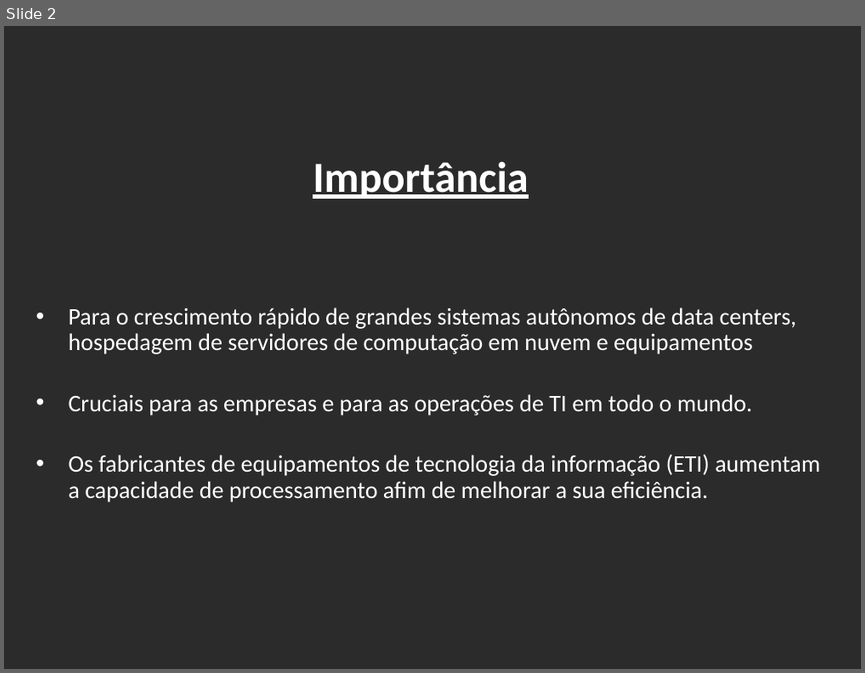
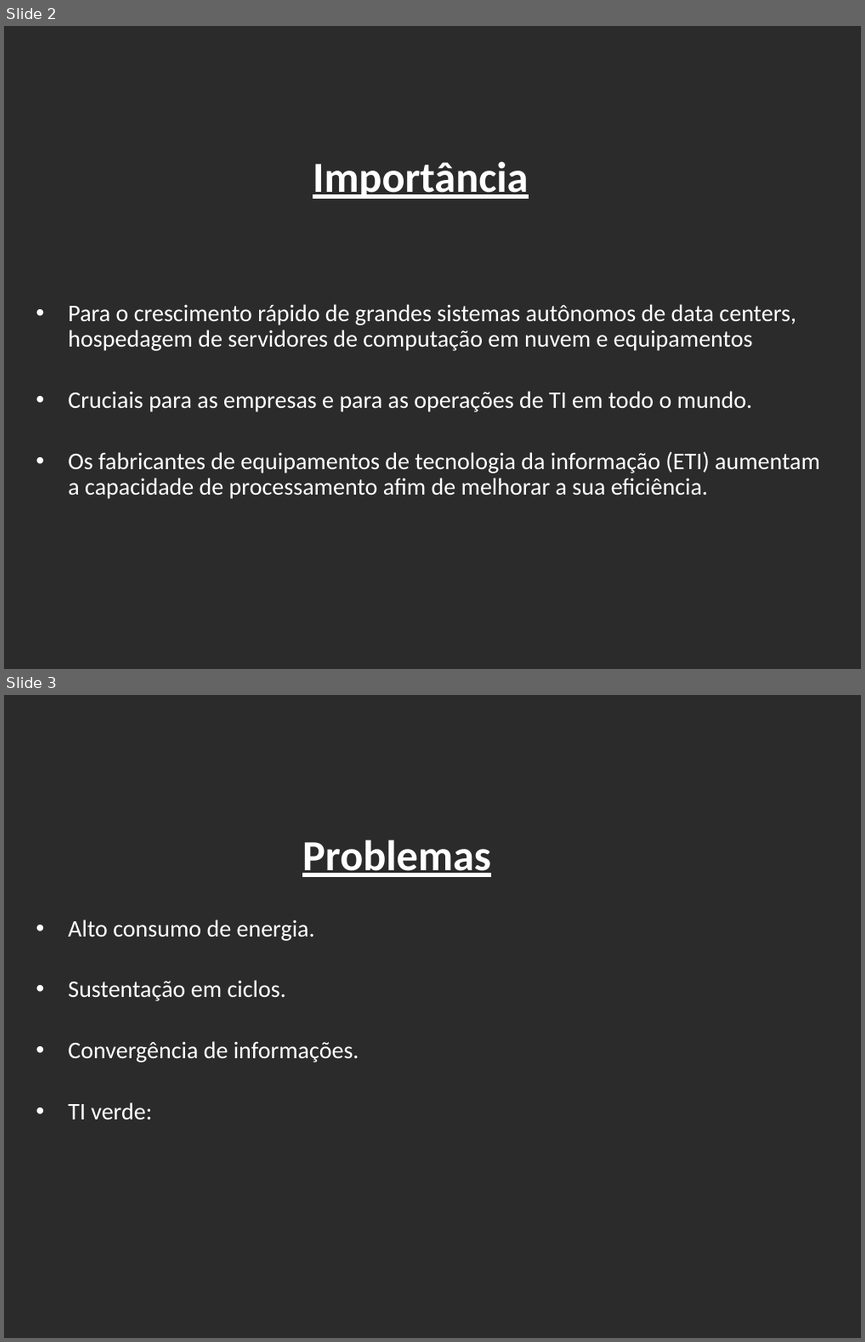
Before and after one commit to viniciushcano/PI-1o-semestre, a slide deck: ppt/DataCenter.pptx. Shown one above the other, each under a label of ours: slide 2 before the commit, slides 2 and 3 after it. The pictures are 865x673 and 865x1342 pixels, drawn with LibreOffice and Linux fonts; fonts in the diff are those of the drawing; background and template pictures are left out; a plain dark background stands for a picture behind light text. Boxes give left, top, right and bottom in pixels: in the first picture for what was removed or moved away, otherwise in the second. Text is boxed around its words. In the diff, an @@ line names an element or a change of style, - is before the commit and + after.

Commit message:
Atualizao ppt problemas

```diff
--- a/ppt/DataCenter.pptx
+++ b/ppt/DataCenter.pptx
@@ slide 3 added at box(4, 695, 861, 1338), background picture (left out) @@
@@ text added at box(302, 839, 491, 877), 36 pt, text #FFFFFF, bold, underline @@
+Problemas
@@ text added at box(68, 919, 359, 1119), 20 pt, text #FFFFFF @@
+• Alto consumo de energia.
+• Sustentação em ciclos.
+• Convergência de informações.
+• TI verde:
@@ slide 2 changed as well @@
@@ text "Para o crescimento rápido de ..." at box(68, 304, 820, 499): indent changed @@
```
Also in this commit, not shown: 5 other slides changed, 1 slide removed, 2 other files.
